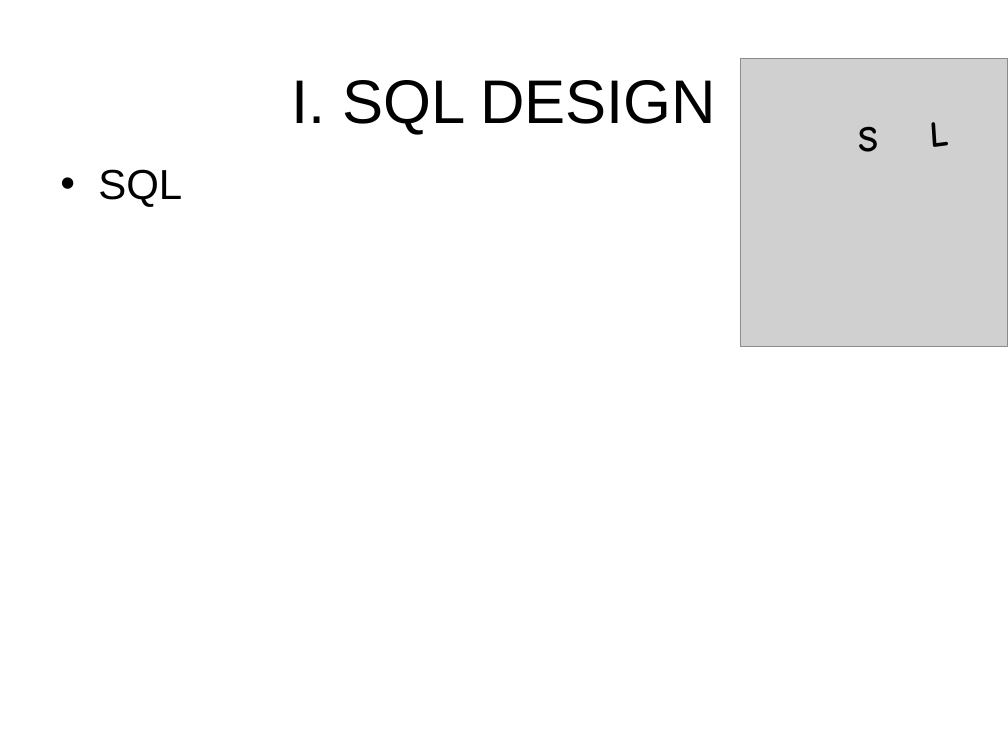
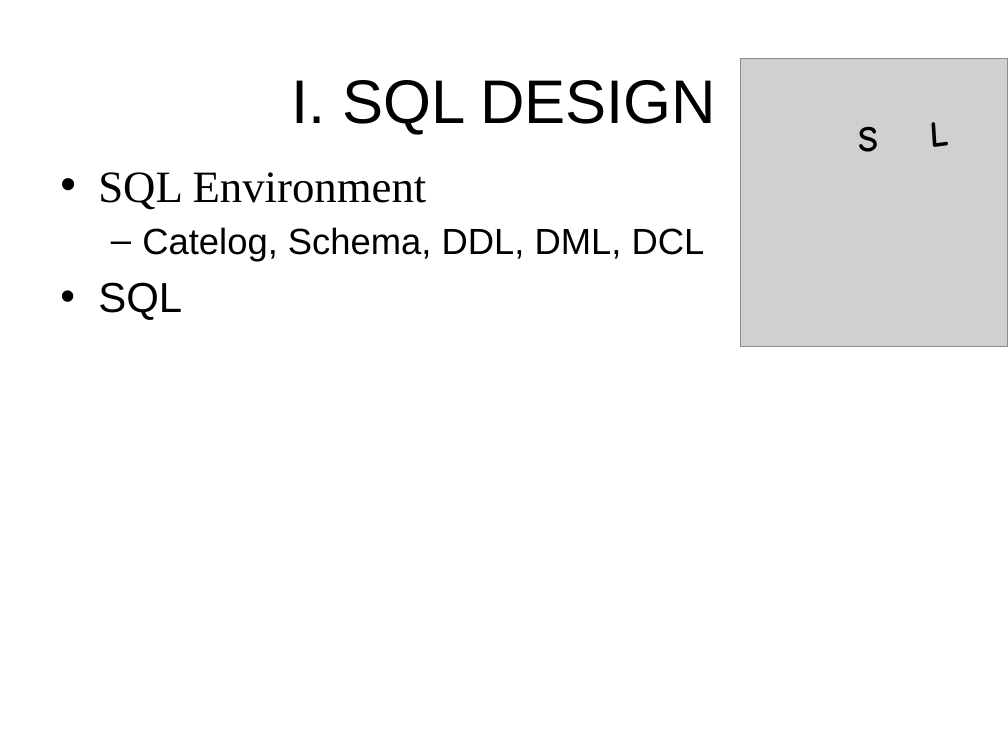
Before and after one commit to sonvq/sqltraining, a slide deck: slide 7 of QS_Training_SQL_Overview.pptx (slide 6 before the commit). Drawn at 1008x756 pixels with LibreOffice and Linux fonts; fonts in the diff are those of the drawing; grey boxes stand for pictures; background and template pictures are left out. Boxes give left, top, right and bottom in pixels: in the first picture for what was removed or moved away, otherwise in the second. Text is boxed around its words. In the diff, an @@ line names an element or a change of style, - is before the commit and + after.

```diff
--- a/QS_Training_SQL_Overview.pptx
+++ b/QS_Training_SQL_Overview.pptx
@@ text at <box>98,172,705,262</box>: paragraphs added @@
+• SQL Environment
+  – Catelog, Schema, DDL, DML, DCL
```
Also in this commit, not shown: 2 other slides changed, 1 slide added, 5 other files.
